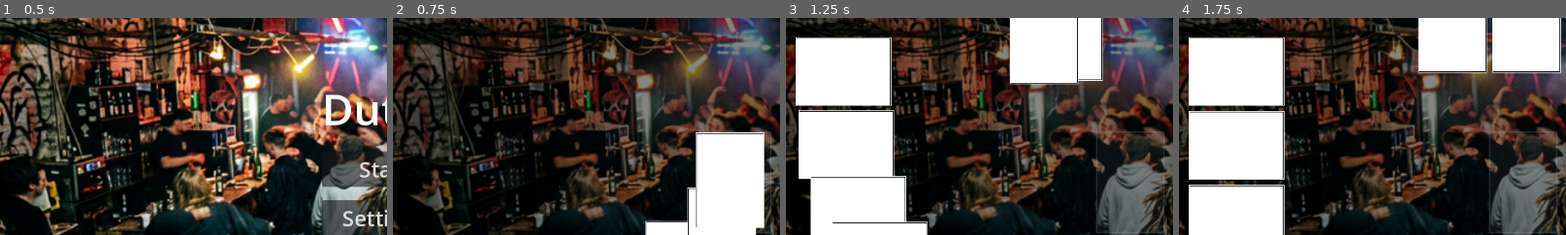
Above: before the commit, frames 1-4 (left to right).
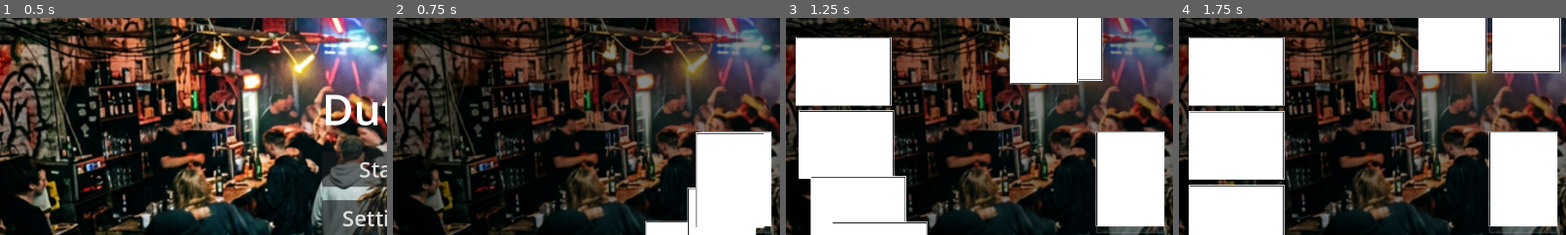
Above: after the commit, the same moments.

Repository: DinVin24/dutch
Game: Godot game, scene res://main_menu.tscn
The game is run twice, just before and just after one commit, with the same random seed, the same clock (stepped at 60 frames per second) and the same inputs.
Inputs (mouse positions are % of the whole screen's width and height, from its top left):
- Up to frame 1 (0.5 s): no input
- Up to frame 2 (0.75 s): click "Start" at 0.5 s
- Up to frame 3 (1.25 s): no input
- Up to frame 4 (1.75 s): click (45, 50) at 1.25 s
The pictures show only the part of the screen within x 0-50%, y 12-62%; the shares and areas given below are measured in that part.

Frame 1 is identical in both runs. In frame 2, 1.0% of the frame differs, in the area x 79-98%, y 52-97%; in frame 3, 7.9%; in frame 4, 7.9%.

Commit message:
fix(logic): ensure deck is visible and remove automated discard
Epic 2 - Bug Fix:\n- Connected GameManager.deck_ready to _update_deck_visual in GameBoard.gd to ensure the deck is visible immediately.\n- Removed start_main_game() and the automated initial discard to give the player full control of their first turn.\n- Reverted _on_peek_phase_complete to trigger PLAYER_TURN directly.

Diff:
--- a/game_board.gd
+++ b/game_board.gd
@@ -25,6 +25,7 @@
 	GameManager.turn_started.connect(_on_turn_started)
 	GameManager.card_drawn_to_pending.connect(_on_card_drawn_to_pending)
 	GameManager.card_discarded.connect(_on_card_discarded)
+	GameManager.deck_ready.connect(_update_deck_visual)
 	resized.connect(_on_resized)
 
 	# Connect deck interaction
@@ -147,17 +148,6 @@
 				break
 
 	if card_to_discard:
-		pass # Already found a node to animate
-	elif player_idx == -1:
-		# Initial discard from deck
-		var card_scene = preload("res://card.tscn")
-		card_to_discard = card_scene.instantiate()
-		add_child(card_to_discard)
-		card_to_discard.setup(card_data)
-		card_to_discard.global_position = deck_area.global_position - card_pivot
-		_update_deck_visual()
-
-	if card_to_discard:
 		card_to_discard.z_index = 100 # Move above others
 		# target_pos should be the center of the discard slot
 		var target_pos = discard_area.global_position
@@ -243,8 +233,8 @@
 	if $GameUI/MainHUD.has_node("PeekInstructions"):
 		$GameUI/MainHUD.get_node("PeekInstructions").queue_free()
 
-	print("Game Board: Peek phase complete. Starting Main Game Loop.")
-	GameManager.start_main_game()
+	print("Game Board: Peek phase complete. Starting Player Turn.")
+	GameManager.change_state(GameManager.GameState.PLAYER_TURN)
 
 func _handle_initial_deal():
 	print("Game Board: Dealing responsive cards...")
--- a/game_manager.gd
+++ b/game_manager.gd
@@ -108,17 +108,6 @@
 func start_game():
 	change_state(GameState.DEAL_CARDS)
 
-func start_main_game():
-	print("GameManager: Starting main game loop. Drawing initial discard.")
-	var card_info = deck_manager.draw_card()
-	if not card_info.is_empty():
-		var start_card = CardData.new(card_info.rank, card_info.suit)
-		start_card.is_face_up = true
-		deck_manager.discard_pile.append(start_card)
-		card_discarded.emit(-1, start_card) # -1 indicates system discard
-
-	change_state(GameState.PLAYER_TURN)
-
 func call_dutch(player_id: int):
 	if dutch_caller_index == -1:
 		dutch_caller_index = player_id
